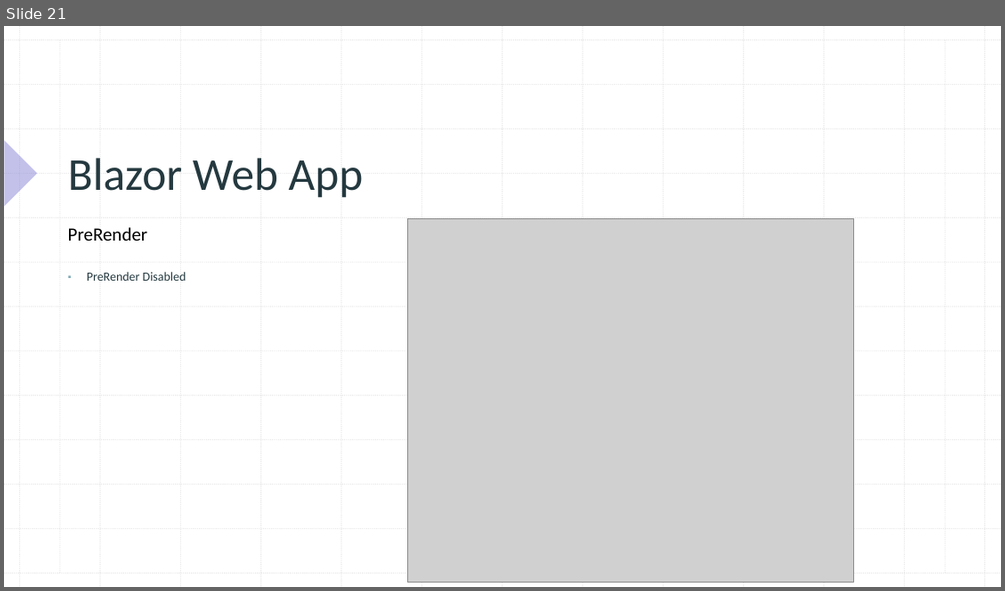
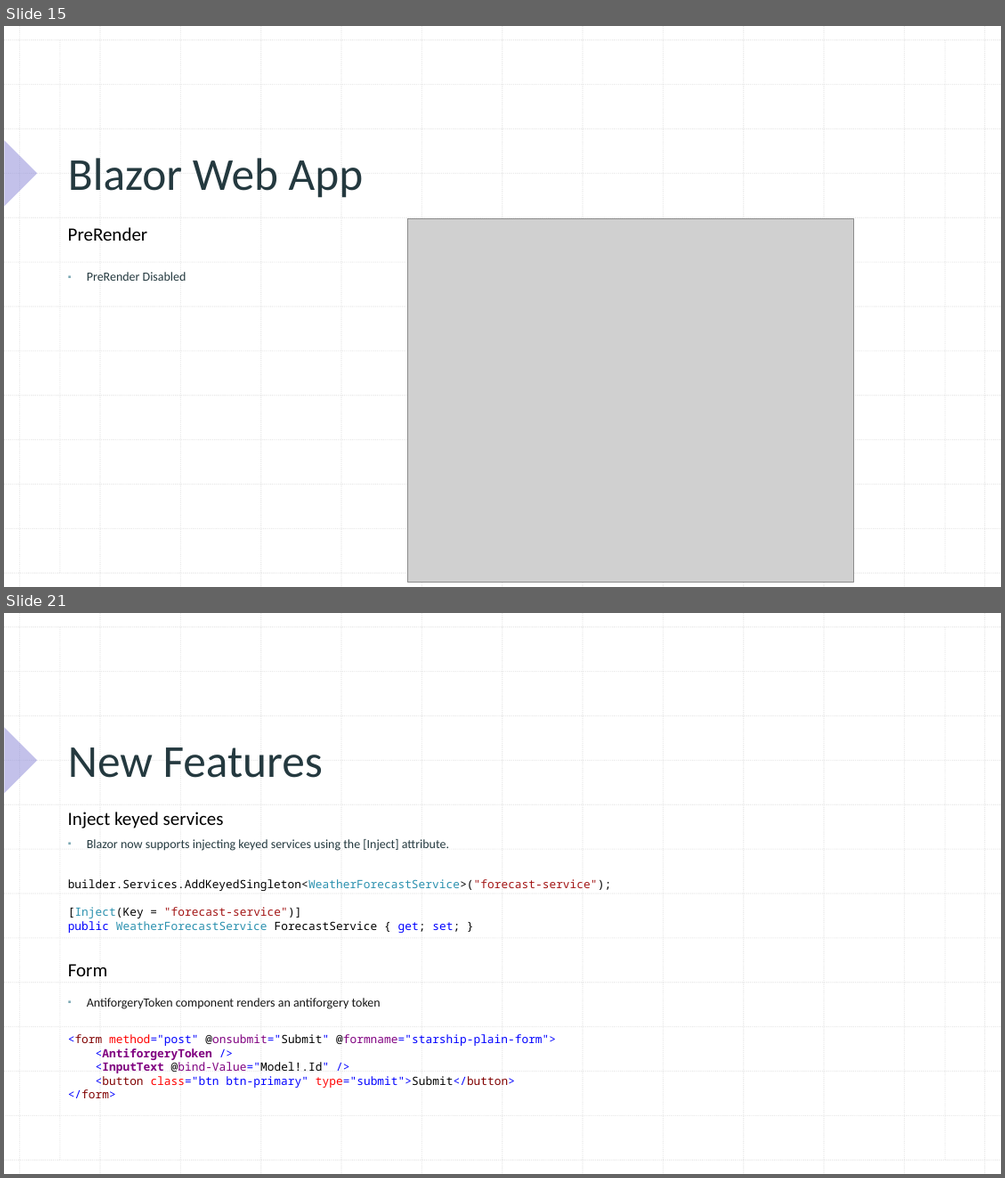
Before and after one commit to xccu/NetCore-Demo, a slide deck: Blazor in .net 8.pptx. Shown one above the other, each under a label of ours: slide 21 before the commit, slides 15 and 21 after it; the slides between them are not shown. The pictures are 1005x591 and 1005x1178 pixels, drawn with LibreOffice and Linux fonts; fonts in the diff are those of the drawing; grey boxes stand for pictures. Boxes give left, top, right and bottom in pixels: in the first picture for what was removed or moved away, otherwise in the second. Text is boxed around its words. In the diff, an @@ line names an element or a change of style, - is before the commit and + after.

```diff
--- a/Blazor in .net 8.pptx
+++ b/Blazor in .net 8.pptx
@@ slide 21 added at (x1=4, y1=613, x2=1001, y2=1174), background #FFFFFF; not listed: 29 template elements that a slide beside it also shows @@
@@ title added at (x1=68, y1=747, x2=323, y2=778), 44 pt, text #24393F @@
+New Features
@@ text added at (x1=68, y1=811, x2=224, y2=828), 18 pt, text #000000 @@
+Inject keyed services
@@ text added at (x1=87, y1=839, x2=449, y2=851), 12 pt, text #24393F @@
+▪ Blazor now supports injecting keyed services using the [Inject] attribute.
@@ text added at (x1=68, y1=879, x2=611, y2=917), 11 pt, text #000000 @@
+builder.Services.AddKeyedSingleton<WeatherForecastService>("forecast-service");
@@ text added at (x1=68, y1=907, x2=460, y2=933), 11 pt, text #2B91AF @@
+[Inject(Key = "forecast-service")]
+public WeatherForecastService ForecastService { get; set; }
@@ text added at (x1=68, y1=964, x2=107, y2=976), 18 pt, text #000000 @@
+Form
@@ text added at (x1=87, y1=997, x2=380, y2=1009), 12 pt, text #161616 @@
+▪ AntiforgeryToken component renders an antiforgery token
@@ text added at (x1=68, y1=1034, x2=556, y2=1098), 11 pt, text #0000FF @@
+<form method="post" @onsubmit="Submit" @formname="starship-plain-form">
+<AntiforgeryToken />
+<InputText @bind-Value="Model!.Id" />
+<button class="btn btn-primary" type="submit">Submit</button>
+</form>
@@ what was slide 21 is now slide 15 @@
```
Also in this commit, not shown: 7 slides changed, 4 other slides added, 7 slides removed, 39 other files.
